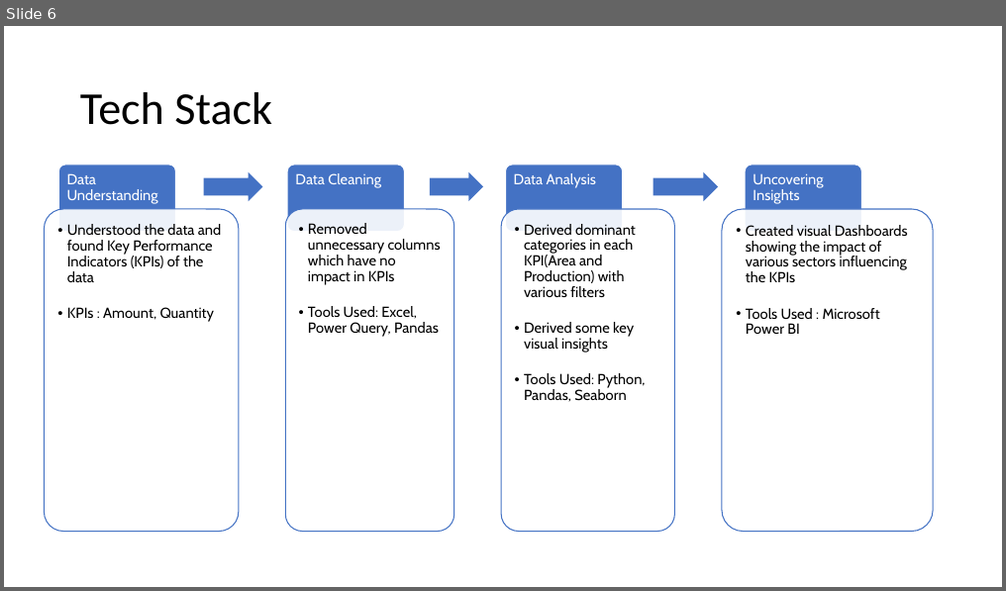
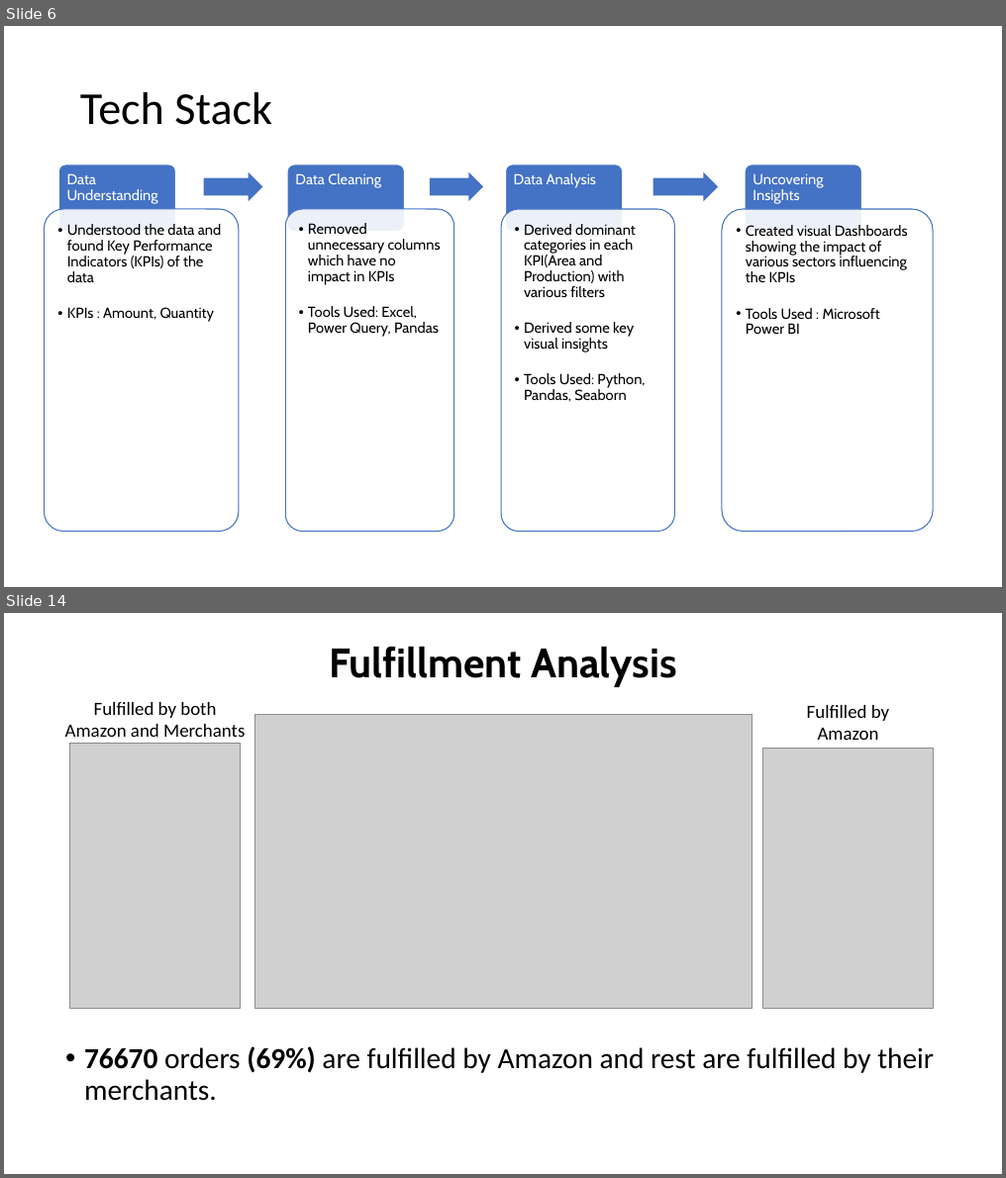
Before and after one commit to saikrishnatandasi/amazon-innobyte, a slide deck: Amazon Sales Analysis.pptx. Shown one above the other, each under a label of ours: slide 6 before the commit, slides 6 and 14 after it; the slides between them are not shown. The pictures are 1006x591 and 1006x1178 pixels, drawn with LibreOffice and Linux fonts; fonts in the diff are those of the drawing; grey boxes stand for pictures. Boxes give left, top, right and bottom in pixels: in the first picture for what was removed or moved away, otherwise in the second. Text is boxed around its words. In the diff, an @@ line names an element or a change of style, - is before the commit and + after.

Commit message:
completed fulfilment analysis in ppt

```diff
--- a/Amazon Sales Analysis.pptx
+++ b/Amazon Sales Analysis.pptx
@@ slide 14 added at bbox=[4, 613, 1002, 1174], background #FFFFFF @@
@@ title added at bbox=[329, 646, 677, 687], 39.6 pt, text #000000, bold @@
+Fulfillment Analysis
@@ text added at bbox=[65, 702, 245, 737], 18 pt, text #000000 @@
+Fulfilled by both Amazon and Merchants
@@ picture added at bbox=[254, 714, 751, 1008] @@
@@ text added at bbox=[807, 705, 889, 740], 18 pt, text #000000 @@
+Fulfilled by Amazon
@@ picture added at bbox=[70, 743, 241, 1008] @@
@@ picture added at bbox=[763, 749, 934, 1009] @@
@@ text added at bbox=[84, 1047, 934, 1101], 28 pt, text #000000 @@
+• 76670 orders (69%) are fulfilled by Amazon and rest are fulfilled by their merchants.
```
Also in this commit, not shown: 9 other slides added, 1 other file.
